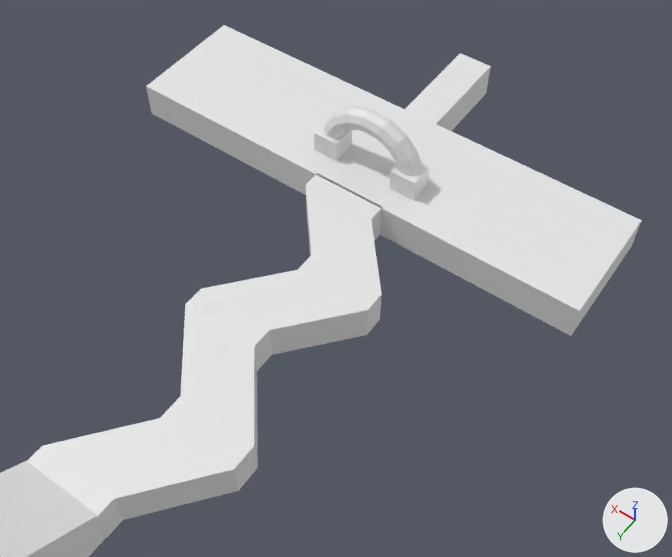
Two versions of the glTF model shadowland.glb, one commit apart.
One viewpoint serves both versions: a camera (50 mm lens) standing at (-18.3, 38.2, 35.2) and looking at (0.2, 12.3, -5.5). Arrows for +X, +Y and +Z are at lower right; the lights stay in place. Where no turn or scale is listed for an object, it has been applied to the vertices. Vertices at the same position are counted once.
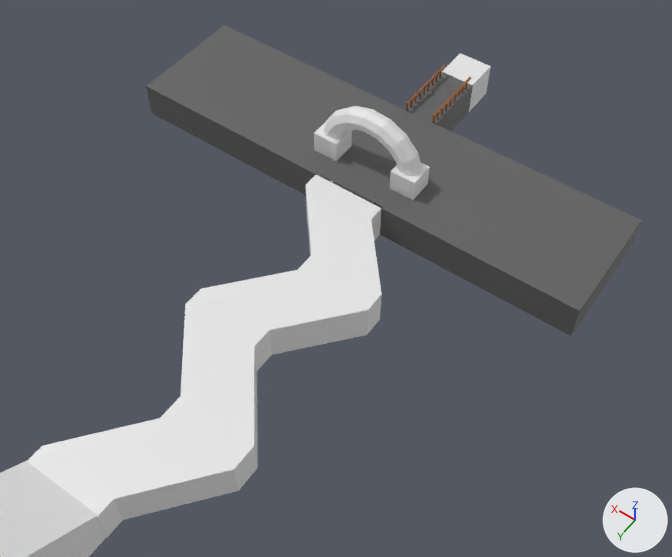
Commit message: beautify shadowland

Edits to the bpy script that builds the scene:
```text
Add mat_gray:
    mat_gray = principled_material('Gray')
    mat_gray.base_color = (0.12, 0.12, 0.12)  # dark grey #616161
Add mat_brown_001:
    mat_brown_001 = principled_material('Brown.001')
    mat_brown_001.base_color = (0.289, 0.0971, 0.0212)  # brown #925828
Add mat_brown:
    mat_brown = principled_material('Brown')
    mat_brown.base_color = (0.289, 0.0971, 0.0212)  # brown #925828
Change me_cube_002:
    used by ob_cube_001; location = (0.0, 1.98, 0.0)
    remove me_cube_002.from_pydata(...)  # 20 vertices, 36 faces; spans x -12.8..13.7, y -1.0..9.6, z -1.0..1.0
    add me_cube_002.from_pydata(...)  # 60 vertices, 116 faces; spans x -12.8..13.7, y -1.0..9.6, z -1.1..1.0
    me_cube_002 part 1
    8 faces are deleted
    33 vertices are added at x -1.0..1.0, y -0.9..2.5, z -1.1..1.0
    7 new vertices lie (2.0, 0.0, 0.0) away from vertices in x -1.0, y -0.5..1.1, z -1.0..1.0
    88 new faces join them
    me_cube_002 part 2: 28 faces spanning x -12.8..13.7, y -1.0..9.6, z -1.0..1.0 switch from no material to mat_gray (dark grey #616161)
Add me_cylinder_016:
    me_cylinder_016.from_pydata(...)  # 138 vertices, 236 faces; spans x -0.06..0.06, y -0.36..3.51, z -0.3..0.39
    me_cylinder_016.materials.append(mat_brown_001)  # brown #925828
Add me_cylinder:
    me_cylinder.from_pydata(...)  # 138 vertices, 236 faces; spans x -0.06..0.06, y -0.36..3.51, z -0.3..0.39
    me_cylinder.materials.append(mat_brown)  # brown #925828
Add ob_cylinder_007:
    ob_cylinder_007 = bpy.data.objects.new('Cylinder.007', me_cylinder_016)
    ob_cylinder_007.location = (-0.83, 1.45, 1.19)
Add ob_cylinder_006:
    ob_cylinder_006 = bpy.data.objects.new('Cylinder.006', me_cylinder)
    ob_cylinder_006.location = (0.85, 1.45, 1.19)
```

Pixel boxes [x1, y1, x2, y2] of what changed, in the pictures (672 x 557 px):
'Cylinder.006', added
    after: [405, 65, 445, 111]
'Cylinder.007', added
    after: [432, 76, 471, 123]
part 1 of me_cube_002, built on
    both: [405, 72, 473, 131]
part 2 of me_cube_002, recoloured (white to grey)
    both: [146, 25, 642, 336]
